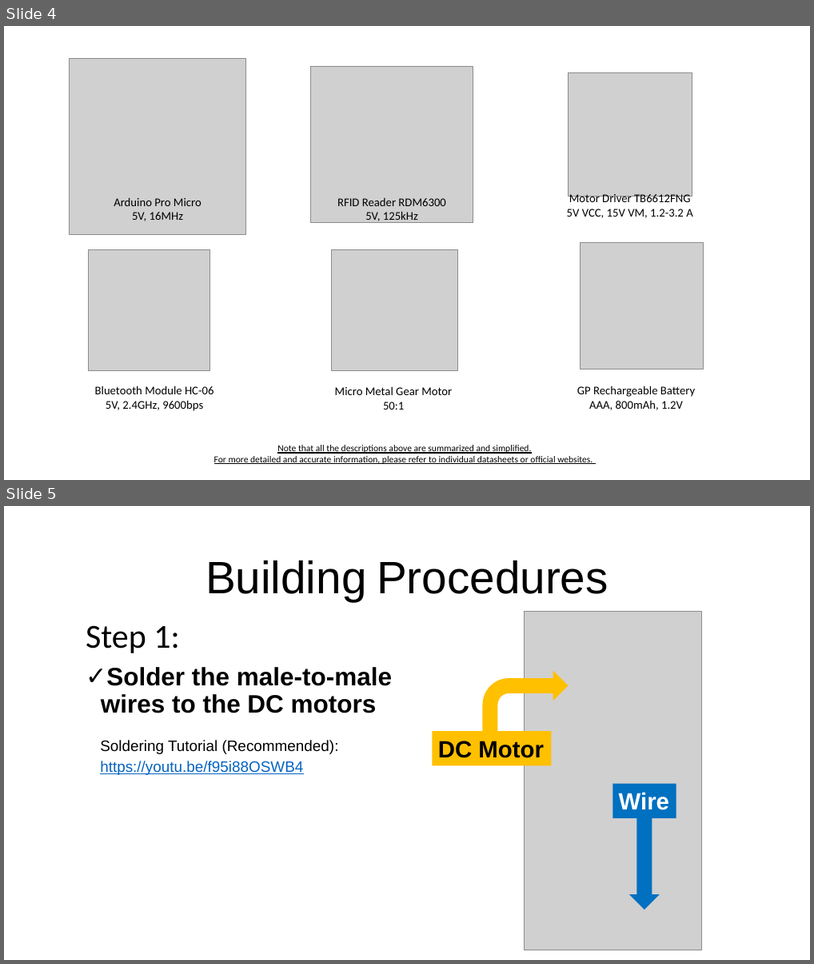
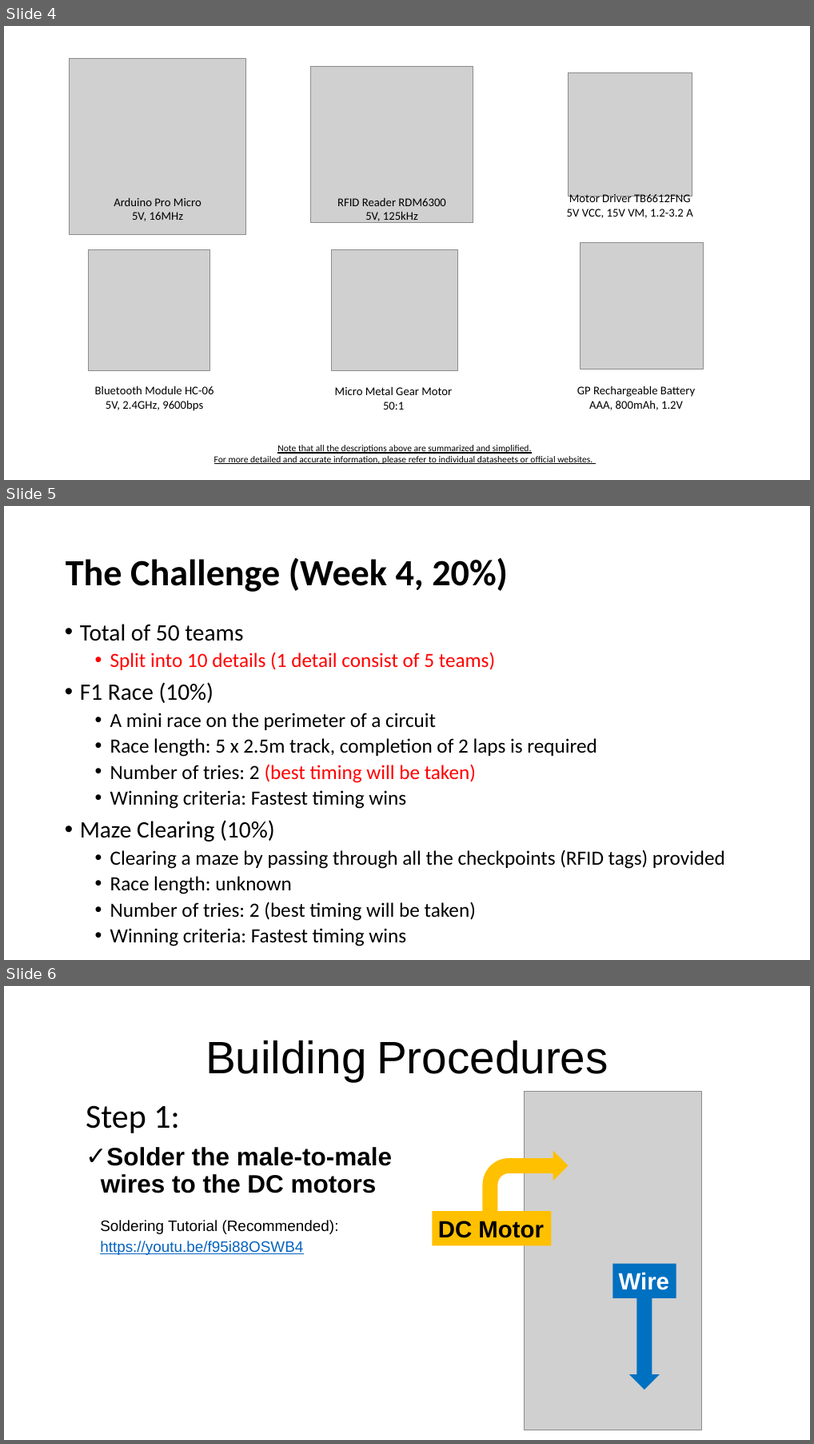
Before and after one commit to ChuaKengPeng/DIP2017, a slide deck: DIP_Phase_1_Lab_Manuals/DIP Lab Manual for Phase 1.pptx. Shown one above the other, each under a label of ours: slides 4 and 5 before the commit, slides 4, 5 and 6 after it. The pictures are 814x964 and 814x1444 pixels, drawn with LibreOffice and Linux fonts; fonts in the diff are those of the drawing; grey boxes stand for pictures. Boxes give left, top, right and bottom in pixels: in the first picture for what was removed or moved away, otherwise in the second. Text is boxed around its words. In the diff, an @@ line names an element or a change of style, - is before the commit and + after.

```diff
--- a/DIP_Phase_1_Lab_Manuals/DIP Lab Manual for Phase 1.pptx
+++ b/DIP_Phase_1_Lab_Manuals/DIP Lab Manual for Phase 1.pptx
@@ slide 5 added at [4,506,810,960], background #FFFFFF @@
@@ title added at [66,558,508,592], 44 pt, text #000000, bold @@
+The Challenge (Week 4, 20%)
@@ text added at [80,624,726,946], 24 pt, text #000000 @@
+• Total of 50 teams
+  • Split into 10 details (1 detail consist of 5 teams)
+• F1 Race (10%)
+  • A mini race on the perimeter of a circuit
+  • Race length: 5 x 2.5m track, completion of 2 laps is required
+  • Number of tries: 2 (best timing will be taken)
+  • Winning criteria: Fastest timing wins
+• Maze Clearing (10%)
+  • Clearing a maze by passing through all the checkpoints (RFID tags) provided
+  • Race length: unknown
+  • Number of tries: 2 (best timing will be taken)
+  • Winning criteria: Fastest timing wins
@@ what was slide 5 is now slide 6 @@
```
Also in this commit, not shown: 1 other file.
